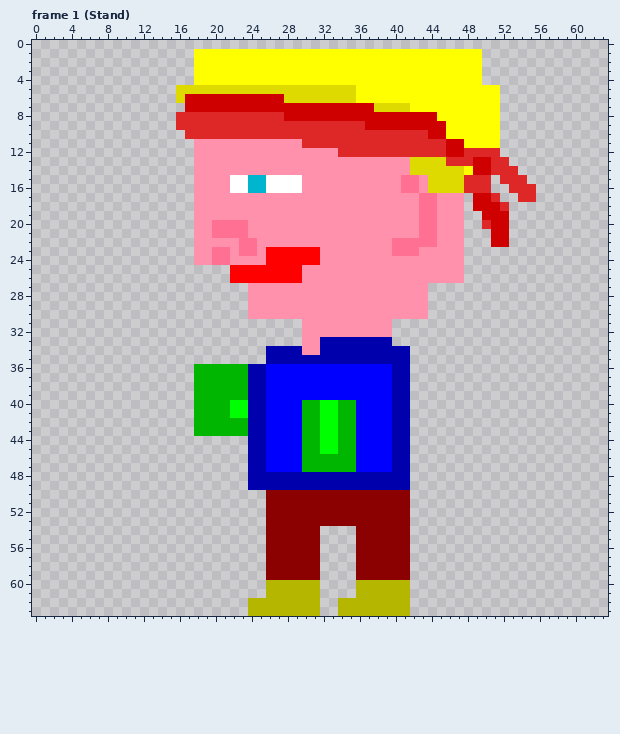
Two states of a pixel-art file, resources/textures/man/man.ase. Above is the file before it was changed.
64x64 pixels, 36 frames. Shown: frame 1 (Stand). The commit also changed other frames, which this record leaves out.
The result:
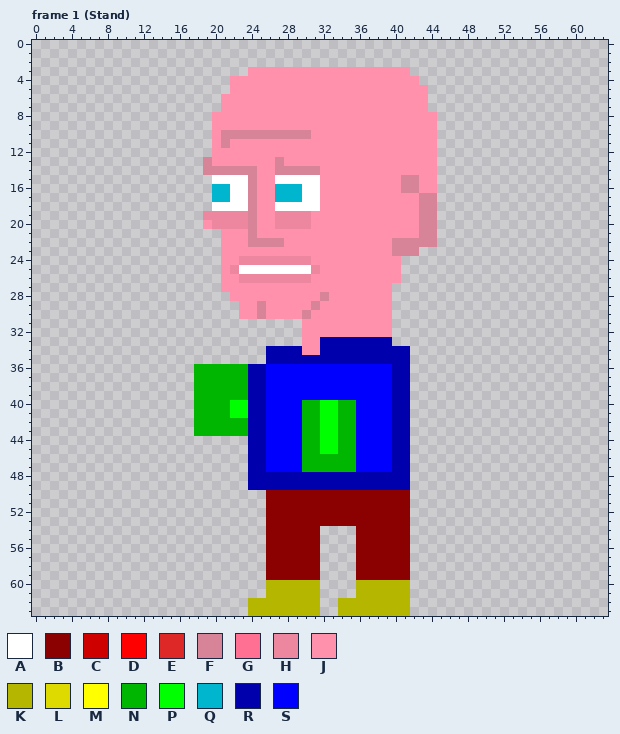
Palette (. is transparent): A #ffffff  B #8b0000  C #cf0000  D #ff0000  E #de2828  F #d88498  G #ff7092  H #ed87a0  J #ff91ac  K #b4b600  L #deda00  M #ffff00  N #00b600  P #00ff00  Q #00b6cf  R #0000ac  S #0000ff
Change:
layer "Head" now hidden
layer "Head Copy" added
layer "FaceFeatures" opacity 48% added
layer "FaceFeatures2" opacity 24% added
layer "Grp_Hair/Hair" now hidden
layer "Headband" now hidden
Frame 1 (Stand):
y 1..2: x 18..49 MMMMMMMMMMMMMMMMMMMMMMMMMMMMMMMM -> ................................
y 3: x 18..49 MMMMMMMMMMMMMMMMMMMMMMMMMMMMMMMM -> ......JJJJJJJJJJJJJJJJJJ........
y 4: x 18..49 MMMMMMMMMMMMMMMMMMMMMMMMMMMMMMMM -> ....JJJJJJJJJJJJJJJJJJJJJ.......
y 5: x 16..51 LLLLLLLLLLLLLLLLLLLLMMMMMMMMMMMMMMMM -> ......JJJJJJJJJJJJJJJJJJJJJJ........
y 6: x 16..51 LCCCCCCCCCCCLLLLLLLLMMMMMMMMMMMMMMMM -> .....JJJJJJJJJJJJJJJJJJJJJJJ........
y 7: x 17..51 CCCCCCCCCCCCCCCCCCCCCLLLLMMMMMMMMMM -> ....JJJJJJJJJJJJJJJJJJJJJJJ........
y 8: x 16..51 EEEEEEEEEEEECCCCCCCCCCCCCCCCCMMMMMMM -> ....JJJJJJJJJJJJJJJJJJJJJJJJJ.......
y 9: x 16..51 EEEEEEEEEEEEEEEEEEEEECCCCCCCCCMMMMMM -> ....JJJJJJJJJJJJJJJJJJJJJJJJJ.......
y 10: x 17..51 EEEEEEEEEEEEEEEEEEEEEEEEEEECCMMMMMM -> ...JFFFFFFFFFFJJJJJJJJJJJJJJ.......
y 11: x 18..19 JJ -> ..; x 21 J -> F; x 30..51 EEEEEEEEEEEEEEEECCMMMM -> JJJJJJJJJJJJJJJ.......
y 12: x 18..19 JJ -> ..; x 34..51 EEEEEEEEEEEECCEEEE -> JJJJJJJJJJJ.......
y 13: x 18..19 JJ -> .F; x 27 J -> F; x 42..52 LLLLEEECCEE -> JJJ........
y 14: x 18..24 JJJJJJJ -> .FFFFFF; x 27..31 JJJJJ -> FFFFF; x 42..53 LLLLLLMCCEEE -> JJJ.........
y 15: x 18..21 JJJJ -> ..AA; x 24..26 QQA -> FJJ; x 30..31 JJ -> AA; x 41..42 GG -> FF; x 44..50 LLLLEEE -> J......; x 52..54 EEE -> ...
y 16: x 18..21 JJJJ -> ..QQ; x 24..31 QQAAAAJJ -> FJJQQQAA; x 41..42 GG -> FF; x 44..50 LLLLEEE -> J......; x 53..55 EEE -> ...
y 17: x 18..24 JJJJJJJ -> ..QQAAF; x 27..31 JJJJJ -> QQQAA; x 43..47 GGJJJ -> FF...; x 49..51 CCE -> ...; x 54..55 EE -> ..
y 18: x 18..24 JJJJJJJ -> ..AAAAF; x 27..31 JJJJJ -> AAAAA; x 43..47 GGJJJ -> FF...; x 49..52 CCCE -> ....
y 19: x 18..24 JJJJJJJ -> .HHHHHF; x 27..30 JJJJ -> HHHH; x 43..47 GGJJJ -> FF...; x 50..52 CCC -> ...
y 20: x 18 J -> .; x 20..24 GGGGJ -> HHHHF; x 27..30 JJJJ -> HHHH; x 43..47 GGJJJ -> FF...; x 50..52 ECC -> ...
y 21: x 18..24 JJGGGGJ -> ...JJJF; x 43..47 GGJJJ -> FF...; x 51..52 CC -> ..
y 22: x 18..20 JJJ -> ...; x 23..27 GGJJJ -> JFFFF; x 40..47 GGGGGJJJ -> FFFFF...; x 51..52 CC -> ..
y 23: x 18..21 JJGG -> ...J; x 23..24 GG -> JJ; x 26..31 DDDDDD -> JJJJJJ; x 40..47 GGGJJJJJ -> FFF.....
y 24: x 18..21 JJGG -> ...J; x 23..31 JJJDDDDDD -> HHHHHHHHJ; x 41..47 JJJJJJJ -> .......
y 25: x 21..31 .DDDDDDDDJJ -> JHAAAAAAAAH; x 41..47 JJJJJJJ -> .......
y 26: x 21..30 .DDDDDDDDJ -> JJHHHHHHHH; x 41..47 JJJJJJJ -> .......
y 27: x 21..23 ... -> JJJ; x 40..43 JJJJ -> ....
y 28: x 22..23 .. -> JJ; x 32 J -> F; x 40..43 JJJJ -> ....
y 29: x 23 . -> J; x 25 J -> F; x 31 J -> F; x 40..43 JJJJ -> ....
y 30: x 23 . -> J; x 25 J -> F; x 30 J -> F; x 40..43 JJJJ -> ....
Where, in picture pixels (left, top, right, bottom), the same in both pictures:
changed: (176, 49, 536, 319)
